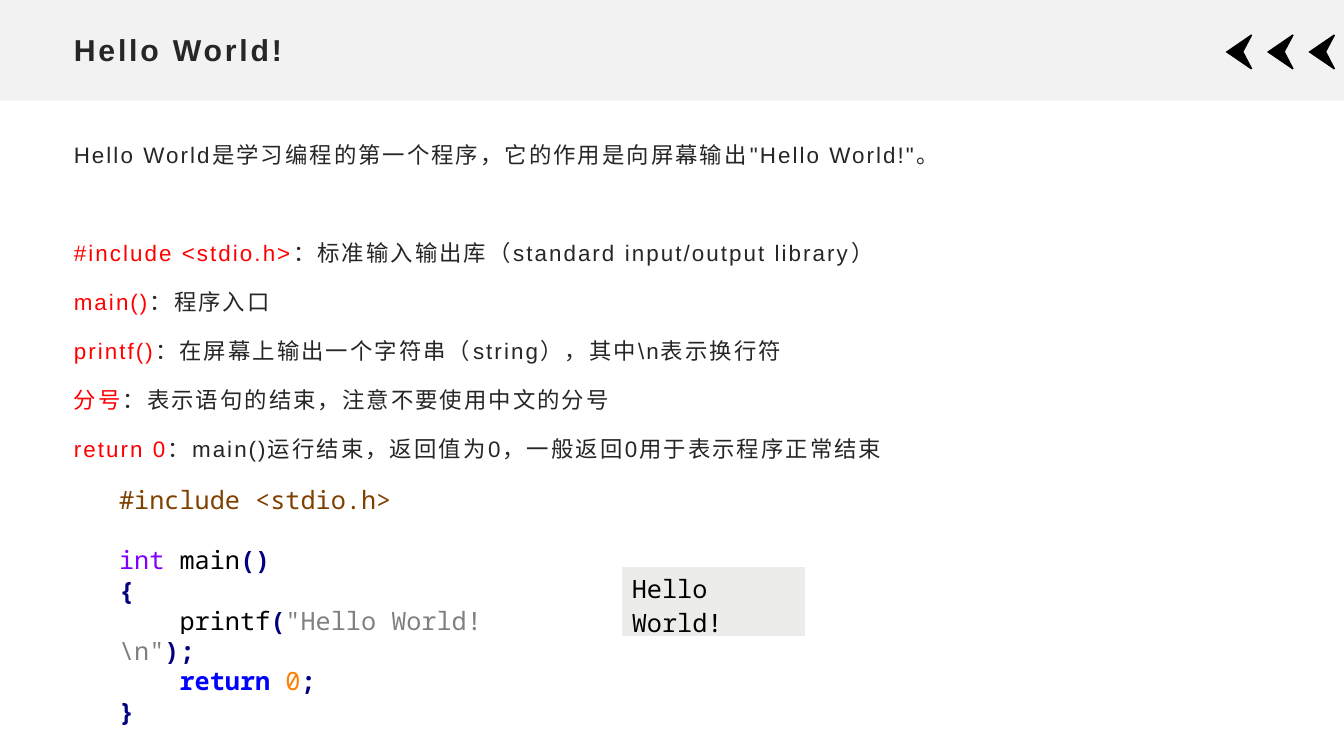
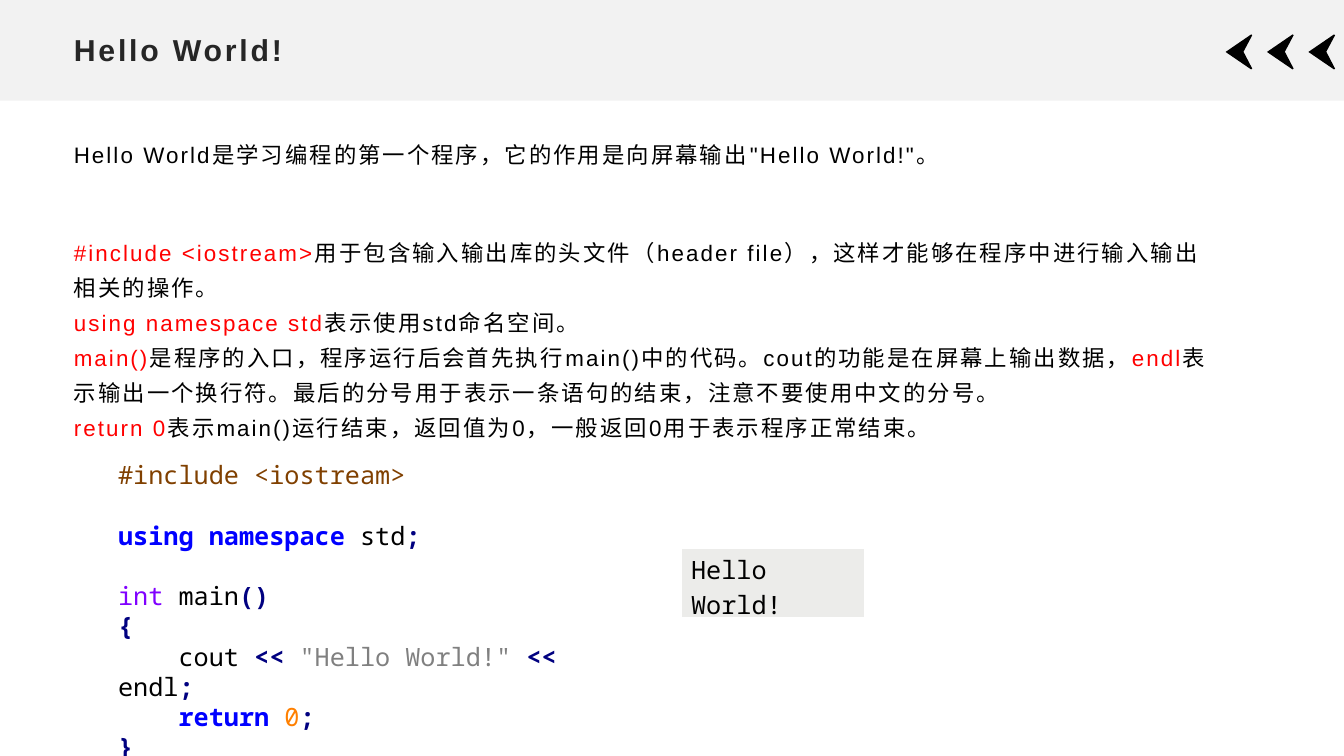
Before and after one commit to xdai02/C_Plus_Plus, a slide deck: slide 5 of slides/Chapter1.pptx. Drawn at 1344x756 pixels with LibreOffice and Linux fonts; fonts in the diff are those of the drawing. Boxes give left, top, right and bottom in pixels: in the first picture for what was removed or moved away, otherwise in the second. Text is boxed around its words. In the diff, an @@ line names an element or a change of style, - is before the commit and + after.

```diff
--- a/slides/Chapter1.pptx
+++ b/slides/Chapter1.pptx
@@ text at (74,144,938,166): text colour #262626 to #000000 in "Hello World是学习编程的第一个程序，它的作用是向屏幕输出"Hello World!"。" @@
@@ text at (74,242,1198,439): text changed; text colour #262626 to #000000 @@
-#include <stdio.h>：标准输入输出库（standard input/output library）
-main()：程序入口
-printf()：在屏幕上输出一个字符串（string），其中\n表示换行符
-分号：表示语句的结束，注意不要使用中文的分号
-return 0：main()运行结束，返回值为0，一般返回0用于表示程序正常结束
+#include <iostream>用于包含输入输出库的头文件（header file），这样才能够在程序中进行输入输出相关的操作。
+using namespace std表示使用std命名空间。
+main()是程序的入口，程序运行后会首先执行main()中的代码。cout的功能是在屏幕上输出数据，endl表示输出一个换行符。最后的分号用于表示一条语句的结束，注意不要使用中文的分号。
+return 0表示main()运行结束，返回值为0，一般返回0用于表示程序正常结束。
@@ text "#include <iostream>": place and size @@
-text "#include <iostream>" at (119,490,482,694)
+text "#include <iostream>" at (118,465,511,730)
@@ text "#include <iostream>" at (118,465,511,730): alignment left to justified @@
@@ text at (118,465,420,551): text changed @@
-#include <stdio.h>
+#include <iostream>
+using namespace std;
@@ table: place and size @@
-table at (622,567,806,637)
+table at (682,548,865,619)
@@ text at (118,647,511,700): text changed @@
-printf("Hello World!\n");
+cout << "Hello World!" << endl;
```
Also in this commit, not shown: 10 other slides changed, 2 slides added, 1 slide removed, 9 other files.
